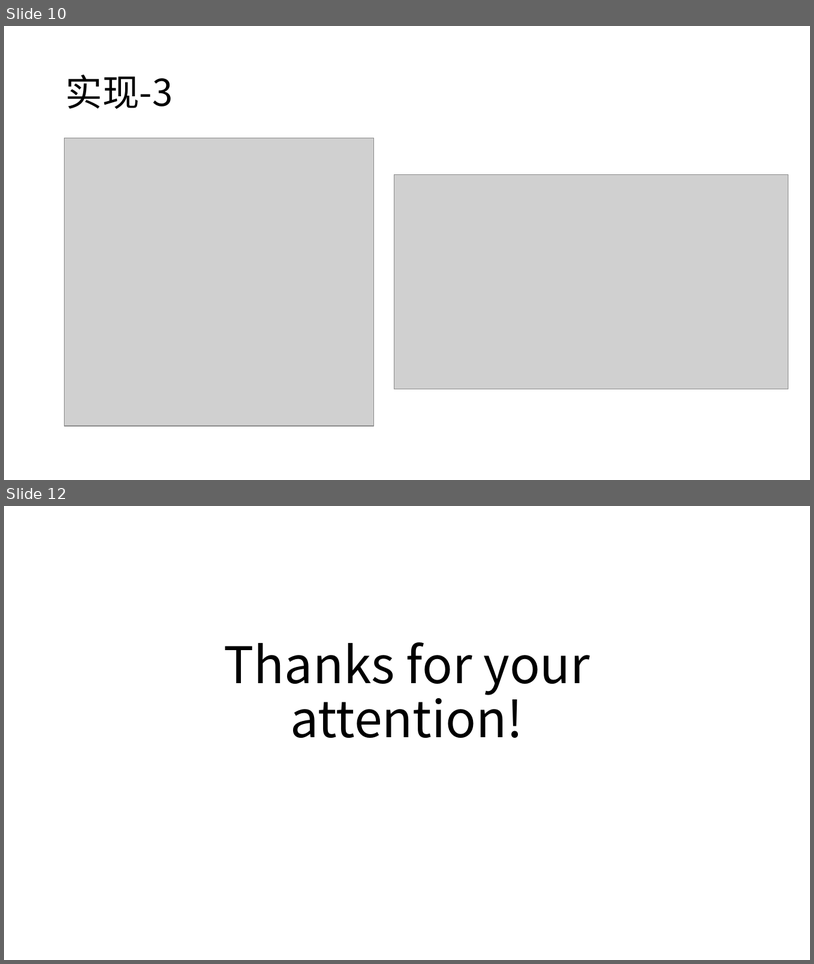
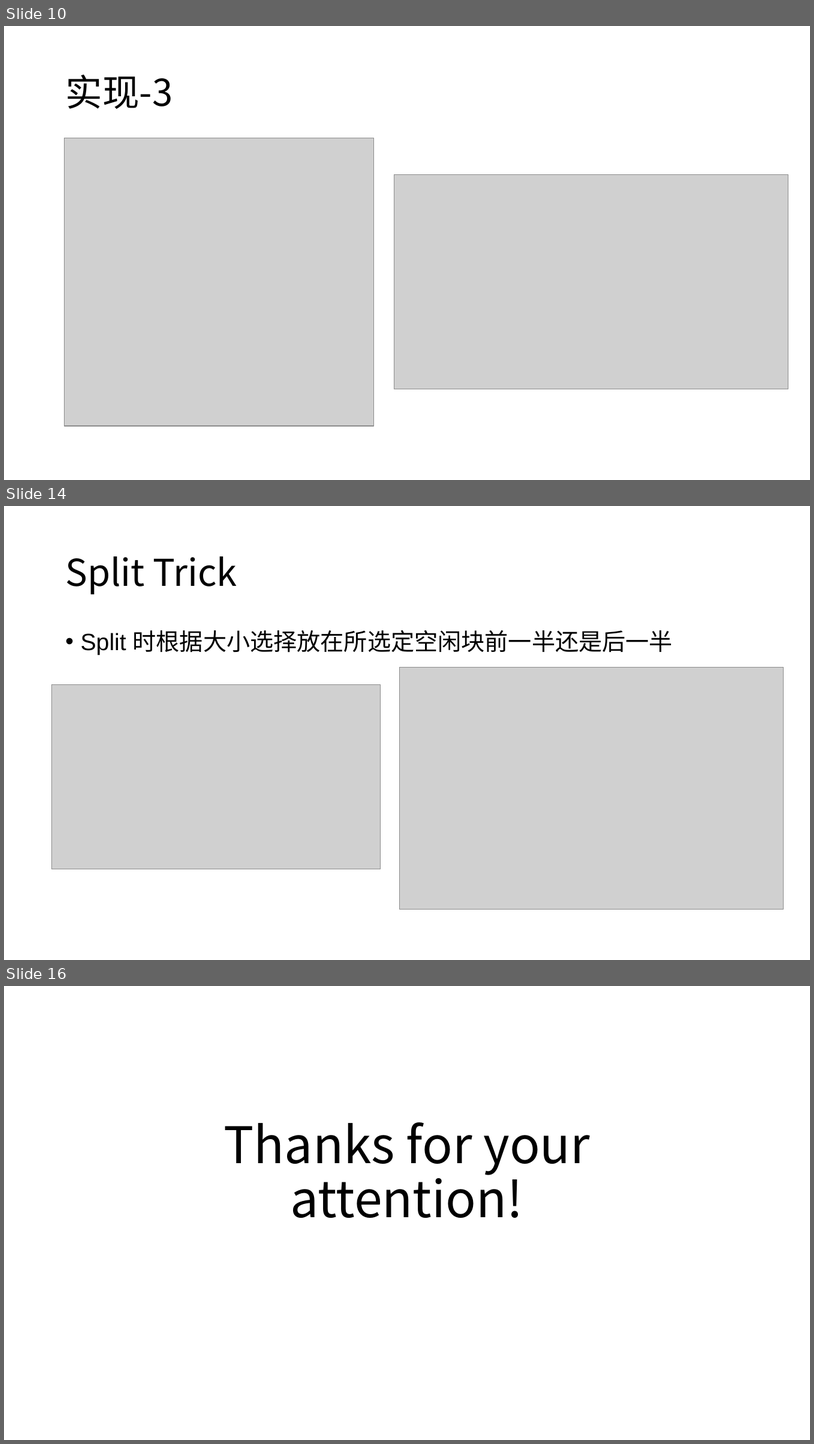
Before and after one commit to KrWriter/ics-recap, a slide deck: malloclab/final.pptx. Shown one above the other, each under a label of ours: slides 10 and 12 before the commit, slides 10, 14 and 16 after it; the slides between them are not shown. The pictures are 814x964 and 814x1444 pixels, drawn with LibreOffice and Linux fonts; fonts in the diff are those of the drawing; grey boxes stand for pictures. Boxes give left, top, right and bottom in pixels: in the first picture for what was removed or moved away, otherwise in the second. Text is boxed around its words. In the diff, an @@ line names an element or a change of style, - is before the commit and + after.

```diff
--- a/malloclab/final.pptx
+++ b/malloclab/final.pptx
@@ slide 14 added at [4, 506, 810, 960], background #FFFFFF @@
@@ title added at [65, 556, 237, 594], 44 pt, text #000000 @@
+Split Trick
@@ text added at [81, 630, 673, 655], 28 pt, text #000000 @@
+• Split 时根据大小选择放在所选定空闲块前一半还是后一半
@@ picture added at [400, 667, 785, 910] @@
@@ picture added at [51, 684, 380, 869] @@
@@ what was slide 12 is now slide 16 @@
```
Also in this commit, not shown: 5 slides changed, 3 other slides added.
